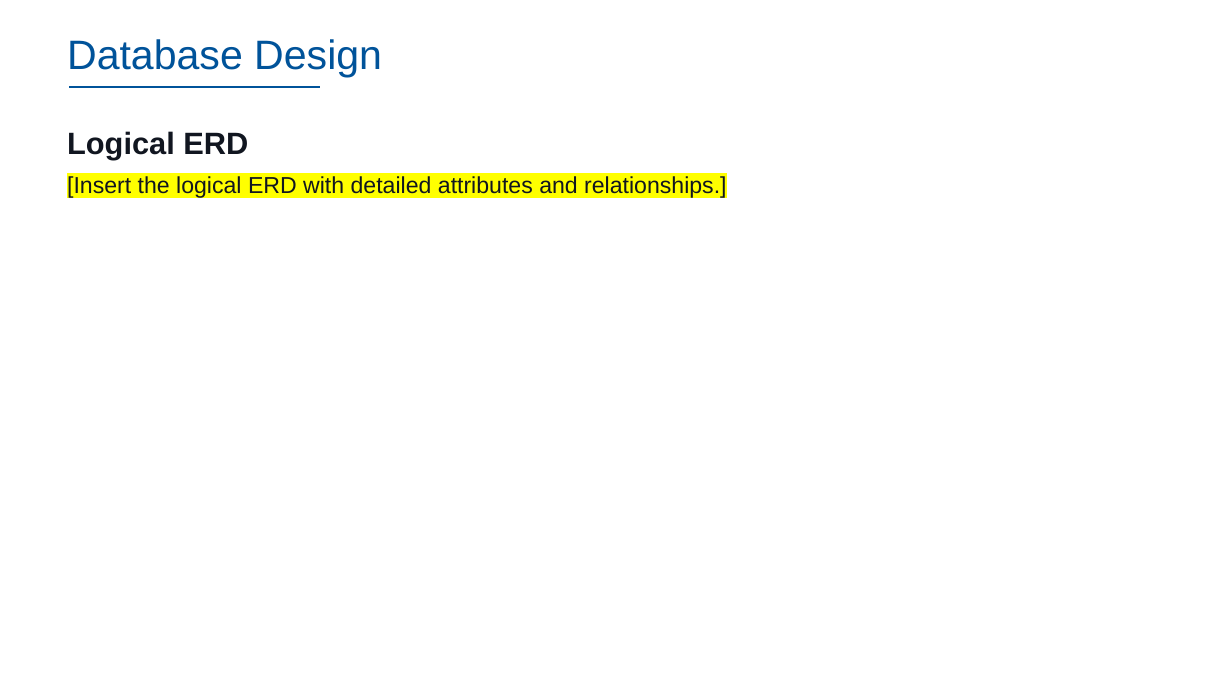
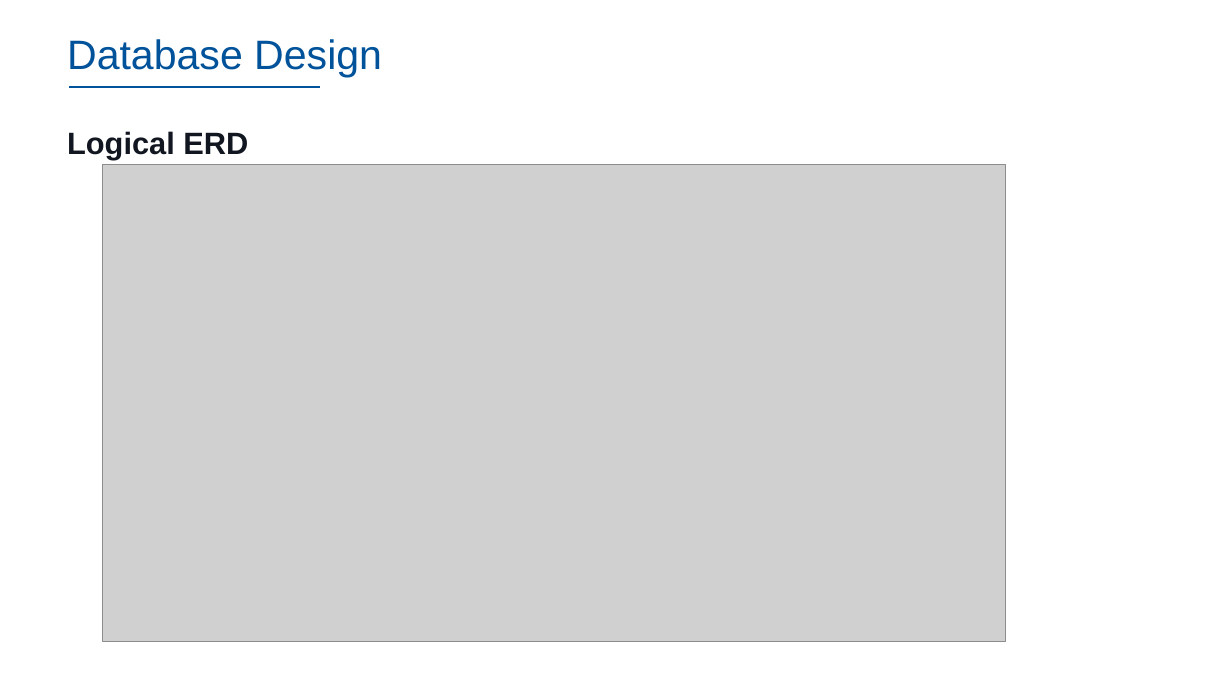
Before and after one commit to dennislamcv1/IBMSA, a slide deck: slide 32 of Systems Analyst Capstone Project/Final SubmissionDL.pptx. Drawn at 1232x693 pixels with LibreOffice and Linux fonts; fonts in the diff are those of the drawing; grey boxes stand for pictures; background and template pictures are left out. Boxes give left, top, right and bottom in pixels: in the first picture for what was removed or moved away, otherwise in the second. Text is boxed around its words. In the diff, an @@ line names an element or a change of style, - is before the commit and + after.

```diff
--- a/Systems Analyst Capstone Project/Final SubmissionDL.pptx
+++ b/Systems Analyst Capstone Project/Final SubmissionDL.pptx
@@ text at box(67, 176, 726, 199): paragraph removed @@
-[Insert the logical ERD with detailed attributes and relationships.]
@@ picture added at box(103, 165, 1006, 641) @@
```
Also in this commit, not shown: 8 other slides changed.
